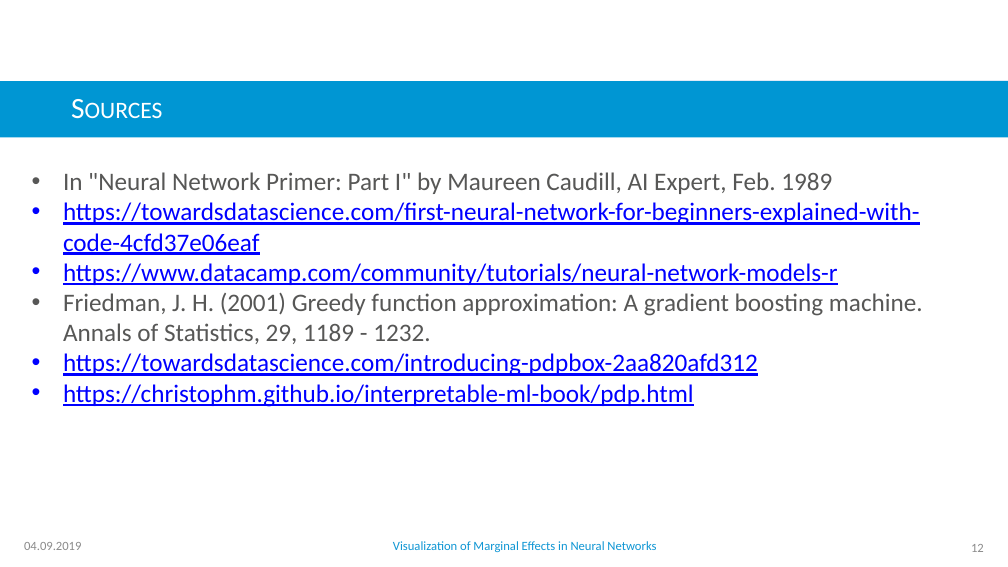
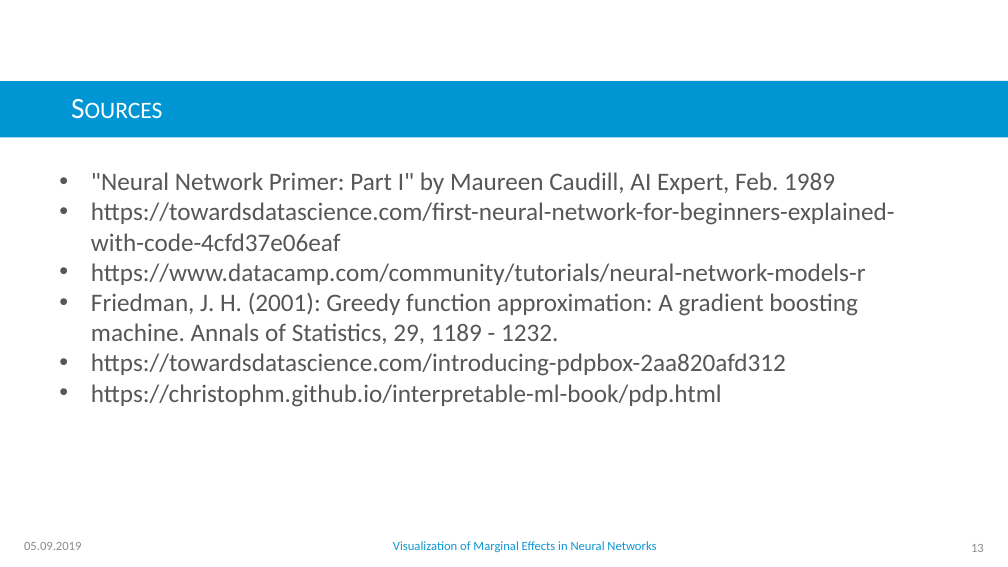
Before and after one commit to AlexAfanasev/NeuralNetworkPresentationPaper, a slide deck: slide 13 of Presentation_neural_network.pptx (slide 12 before the commit). Drawn at 1008x567 pixels with LibreOffice and Linux fonts; fonts in the diff are those of the drawing; background and template pictures are left out. Boxes give left, top, right and bottom in pixels: in the first picture for what was removed or moved away, otherwise in the second. Text is boxed around its words. In the diff, an @@ line names an element or a change of style, - is before the commit and + after.

Commit message:
Updated Presentation

```diff
--- a/Presentation_neural_network.pptx
+++ b/Presentation_neural_network.pptx
@@ text ""Neural Network Primer: Part I" ...": place and size @@
-text ""Neural Network Primer: Part I" ..." at <box>63,172,923,407</box>
+text ""Neural Network Primer: Part I" ..." at <box>91,172,894,407</box>
@@ text at <box>91,172,835,194</box>: text changed @@
-• In "Neural Network Primer: Part I" by Maureen Caudill, AI Expert, Feb. 1989
+• "Neural Network Primer: Part I" by Maureen Caudill, AI Expert, Feb. 1989
@@ text at <box>91,202,894,407</box>: text colour #0000FF to #575756, underline off in "https://towardsdatascience.com/first-neural-network-for-begi ...", "https://www.datacamp.com/community/tutorials/neural-network- ...", "https://towardsdatascience.com/introducing-pdpbox-2aa820afd3 ...", "https://christophm.github.io/interpretable-ml-book/pdp.html" @@
@@ text at <box>91,293,857,344</box>: text changed @@
-• Friedman, J. H. (2001) Greedy function approximation: A gradient boosting machine. Annals of Statistics, 29, 1189 - 1232.
+• Friedman, J. H. (2001): Greedy function approximation: A gradient boosting machine. Annals of Statistics, 29, 1189 - 1232.
@@ text at <box>24,542,81,550</box>: text changed @@
-04.09.2019
+05.09.2019
```
Also in this commit, not shown: 10 other slides changed, 1 slide added.
